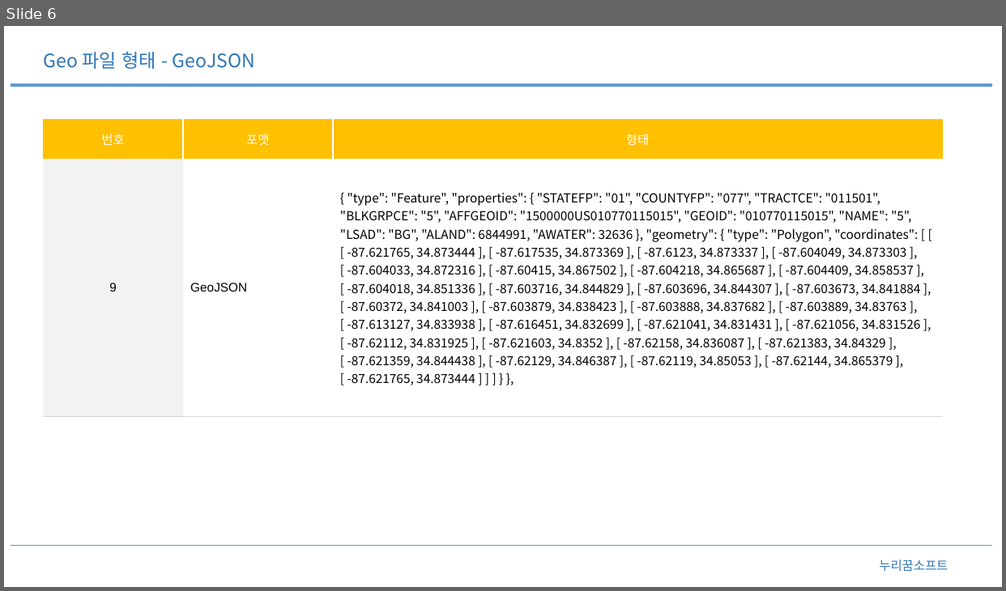
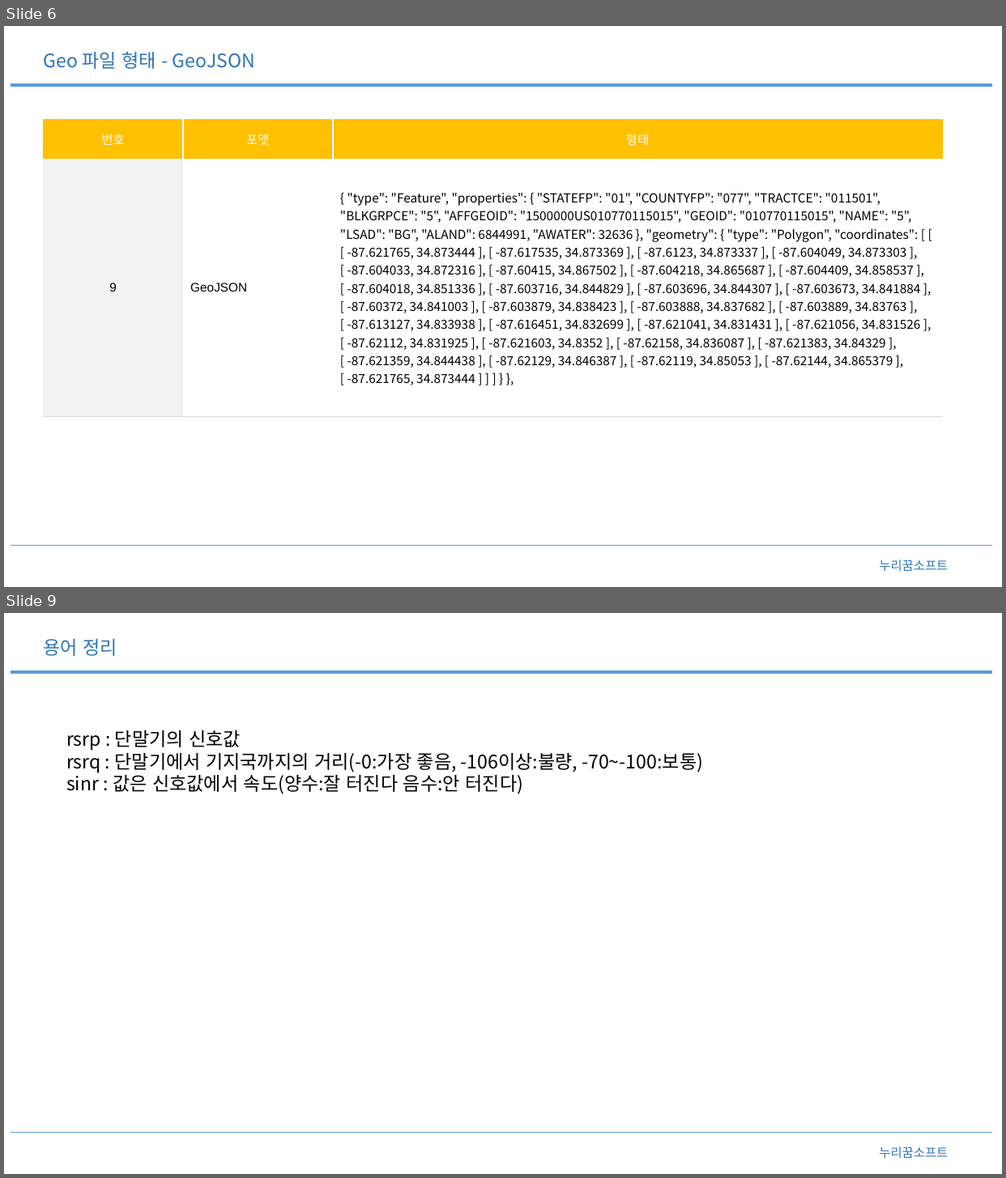
Before and after one commit to pmosoft/spark_scala, a slide deck: eos/01.분석/지도데이터분석.pptx. Shown one above the other, each under a label of ours: slide 6 before the commit, slides 6 and 9 after it; the slides between them are not shown. The pictures are 1006x591 and 1006x1178 pixels, drawn with LibreOffice and Linux fonts; fonts in the diff are those of the drawing. Boxes give left, top, right and bottom in pixels: in the first picture for what was removed or moved away, otherwise in the second. Text is boxed around its words. In the diff, an @@ line names an element or a change of style, - is before the commit and + after.

```diff
--- a/eos/01.분석/지도데이터분석.pptx
+++ b/eos/01.분석/지도데이터분석.pptx
@@ slide 9 added at (x1=4, y1=613, x2=1002, y2=1174), background #FFFFFF @@
@@ text added at (x1=43, y1=639, x2=117, y2=656), 18 pt, text #2E75B6 @@
+용어 정리
@@ line added from (10, 672) to (992, 672), #5B9BD5 3 pt @@
@@ text added at (x1=66, y1=730, x2=703, y2=794), 18 pt, text #000000 @@
+rsrp : 단말기의 신호값
+rsrq : 단말기에서 기지국까지의 거리(-0:가장 좋음, -106이상:불량, -70~-100:보통)
+sinr : 값은 신호값에서 속도(양수:잘 터진다 음수:안 터진다)
@@ line added from (10, 1132) to (992, 1132), #5B9BD5 1 pt @@
@@ text added at (x1=879, y1=1147, x2=948, y2=1158), 12 pt, text #2E75B6 @@
+누리꿈소프트
```
Also in this commit, not shown: 2 slides changed.
